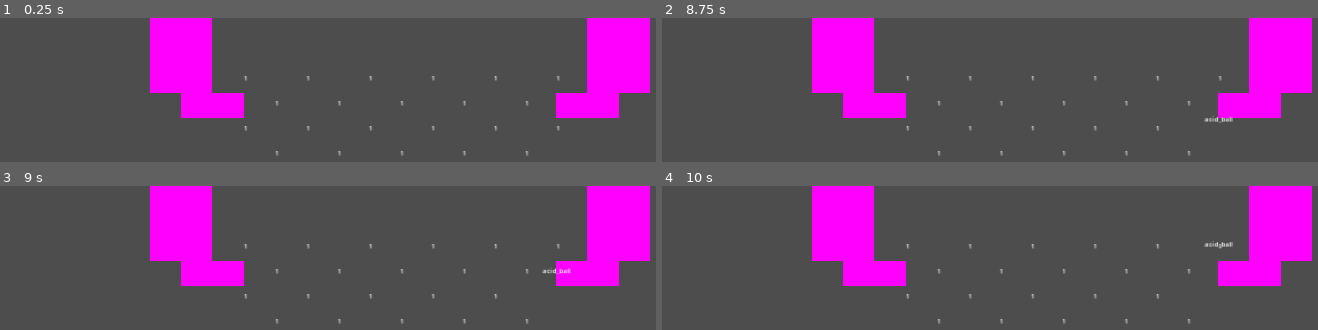
Above: before the commit, frames 1-4 (two rows, left to right).
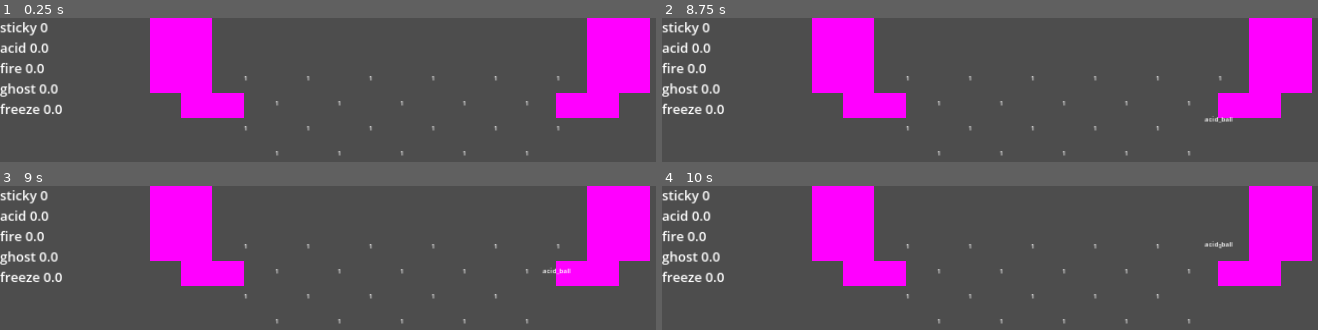
Above: after the commit, the same moments.

Repository: O-39889/brickout
Game: Godot game, scene res://scenes/level.tscn
Two runs of this game, one before a commit and one after it. Both use one fixed random seed, a clock stepped at 60 frames per second and the inputs below.
Inputs (mouse positions are in pixels of both pictures, inside the frame that each line leads up to):
- Up to frame 1 (0.25 s): no input
- Up to frame 2 (8.75 s): tap Enter at 0.5 s; move the mouse to (outside the picture) at 0.52 s; click (outside the picture) at 0.67 s; tap R (debug_restart) every 0.75 s from 1.25 to 4.25 s; move the mouse to (outside the picture) at 1.27 s; click (outside the picture) at 1.42 s; move the mouse to (outside the picture) at 2.02 s; click (outside the picture) at 2.17 s; move the mouse to (outside the picture) at 2.77 s; click (outside the picture) at 2.92 s; move the mouse to (outside the picture) at 3.52 s; click (outside the picture) at 3.67 s; move the mouse to (outside the picture) at 4.27 s; click (outside the picture) at 4.42 s; move the mouse to (outside the picture) at 5.02 s; click (outside the picture) at 5.17 s; move the mouse to (outside the picture) at 5.77 s; click (outside the picture) at 5.92 s; move the mouse to (outside the picture) at 6.52 s; click (outside the picture) at 6.67 s; move the mouse to (outside the picture) at 7.27 s; click (outside the picture) at 7.42 s; move the mouse to (outside the picture) at 8.02 s; click (outside the picture) at 8.17 s
- Up to frame 3 (9 s): move the mouse to (outside the picture) at 8.77 s; click (outside the picture) at 8.92 s
- Up to frame 4 (10 s): move the mouse to (outside the picture) at 9.52 s; click (outside the picture) at 9.67 s

The runs differ from the first frame. In frame 1, 1.6% of the frame differs, in the area x 0-10%, y 2-67%; in frame 2, 1.6%; in frame 3, 1.6%; in frame 4, 1.6%.

Commit message:
Add some timers?

Diff:
--- a/scenes/level.tscn
+++ b/scenes/level.tscn
@@ -1,10 +1,13 @@
-[gd_scene load_steps=6 format=3 uid="uid://cljyfysqemsgw"]
+[gd_scene load_steps=7 format=3 uid="uid://cljyfysqemsgw"]
 
 [ext_resource type="Script" path="res://scripts/Level.gd" id="1_uhvnp"]
 [ext_resource type="PackedScene" uid="uid://doylk4sp6cg5q" path="res://scenes/Wall.tscn" id="2_sn5ow"]
 [ext_resource type="PackedScene" uid="uid://vmrccf7ghuu3" path="res://scenes/Paddle.tscn" id="3_yqer5"]
 [ext_resource type="PackedScene" uid="uid://blofikyc7x7vn" path="res://scenes/RegularBrick.tscn" id="4_vgqhg"]
 [ext_resource type="PackedScene" uid="uid://blefa03mpdv8b" path="res://scenes/IndestructibleBrick.tscn" id="5_qmehk"]
+
+[sub_resource type="LabelSettings" id="LabelSettings_tg6ai"]
+font_size = 32
 
 [node name="Level" type="Node2D"]
 script = ExtResource("1_uhvnp")
@@ -112,3 +115,40 @@
 
 [node name="IndestructibleBrick8" parent="Bricks" instance=ExtResource("5_qmehk")]
 position = Vector2(1485, 30)
+
+[node name="GUI" type="CanvasLayer" parent="."]
+
+[node name="VBoxContainer" type="VBoxContainer" parent="GUI"]
+offset_right = 40.0
+offset_bottom = 40.0
+
+[node name="DebugTimerSticky" type="Label" parent="GUI/VBoxContainer"]
+layout_mode = 2
+text = "sticky 0.0"
+label_settings = SubResource("LabelSettings_tg6ai")
+
+[node name="DebugTimerAcid" type="Label" parent="GUI/VBoxContainer"]
+layout_mode = 2
+text = "acid 0.0"
+label_settings = SubResource("LabelSettings_tg6ai")
+
+[node name="DebugTimerFire" type="Label" parent="GUI/VBoxContainer"]
+layout_mode = 2
+text = "fire 0.0"
+label_settings = SubResource("LabelSettings_tg6ai")
+
+[node name="DebugTimerGhost" type="Label" parent="GUI/VBoxContainer"]
+layout_mode = 2
+text = "ghost 0.0"
+label_settings = SubResource("LabelSettings_tg6ai")
+
+[node name="DebugTimerFreeze" type="Label" parent="GUI/VBoxContainer"]
+layout_mode = 2
+text = "freeze 0.0"
+label_settings = SubResource("LabelSettings_tg6ai")
+
+[node name="Timers" type="Node" parent="."]
+
+[node name="StickyTimer" type="Timer" parent="Timers"]
+process_callback = 0
+one_shot = true
--- a/scripts/Level.gd
+++ b/scripts/Level.gd
@@ -2,12 +2,21 @@
 
 
 const BALL_LIMIT : int = 20;
+'''
+basically initially the timer is set to 30 seconds
+but you can stuck it up to 50 if you collect another sticky powerup
+while the first one is active
+'''
+const STICKY_TIME: float = 30.0;
+const STICKY_TIME_MAX: float = 50.001;
 
 
 var mouse_captured := false;
 
 @onready var wall_right = find_child("WallRight");
 @onready var paddle : Paddle = find_child("Paddle");
+@onready var timer_sticky : Timer = find_child("StickyTimer");
+
 @onready var ball_packed = preload("res://scenes/Ball.tscn");
 @onready var powerup_packed = preload("res://scenes/Powerup.tscn");
 
@@ -32,6 +41,7 @@
 		b.lost.connect(_on_ball_lost);
 	for b in get_tree().get_nodes_in_group("bricks"):
 		b.hitted.connect(_on_brick_hit);
+	timer_sticky.wait_time = STICKY_TIME;
 
 
 func set_mouse_capture(captured: bool):
@@ -100,15 +110,9 @@
 				powerup.position = brick.position;
 				powerup.collected.connect(_on_powerup_collected);
 				add_child(powerup);
-				#var pool := [
-				#'add_ball',
-				#'triple_ball',
-				#'double_balls',
-				#'pop_ball',
-				#'pop_all_balls',
-				#];
-				#powerup.powerup.id = pool[randi_range(0, pool.size() - 1)];
-				#powerup.find_child('DebugLbl').text = powerup.powerup.id;
+				if randf() < 0.5:
+					powerup.powerup.id = 'sticky_paddle';
+					powerup.find_child("DebugLbl").text = powerup.powerup.id
 		else:
 			pass
 	if brick is UnbreakableBrick:
@@ -149,6 +153,11 @@
 		'double_balls':
 			for b in get_tree().get_nodes_in_group('balls'):
 				clone_balls(b, 1);
+		'sticky_paddle':
+			if timer_sticky.is_stopped():
+				timer_sticky.start(STICKY_TIME);
+			else:
+				timer_sticky.start(minf(timer_sticky.time_left + STICKY_TIME, STICKY_TIME_MAX));
 		# NEUTRAL
 		'ball_speed_up':
 			for b in get_tree().get_nodes_in_group('balls'):
@@ -189,6 +198,20 @@
 				murder_ball(b);
 
 
+func start_or_extend_timer(t: Timer, set_val: float, max_val: float = set_val):
+	if t.is_stopped():
+		print('Stopped! Starting...');
+		t.start(set_val);
+
+
+func _physics_process(delta):
+	pass
+
+
+func _process(delta):
+	$GUI/VBoxContainer/DebugTimerSticky.text = 'sticky ' + String.num(timer_sticky.time_left, 2);
+
+
 func _input(event):
 	if event.is_action_pressed("debug_exit"):
 		get_tree().quit();
